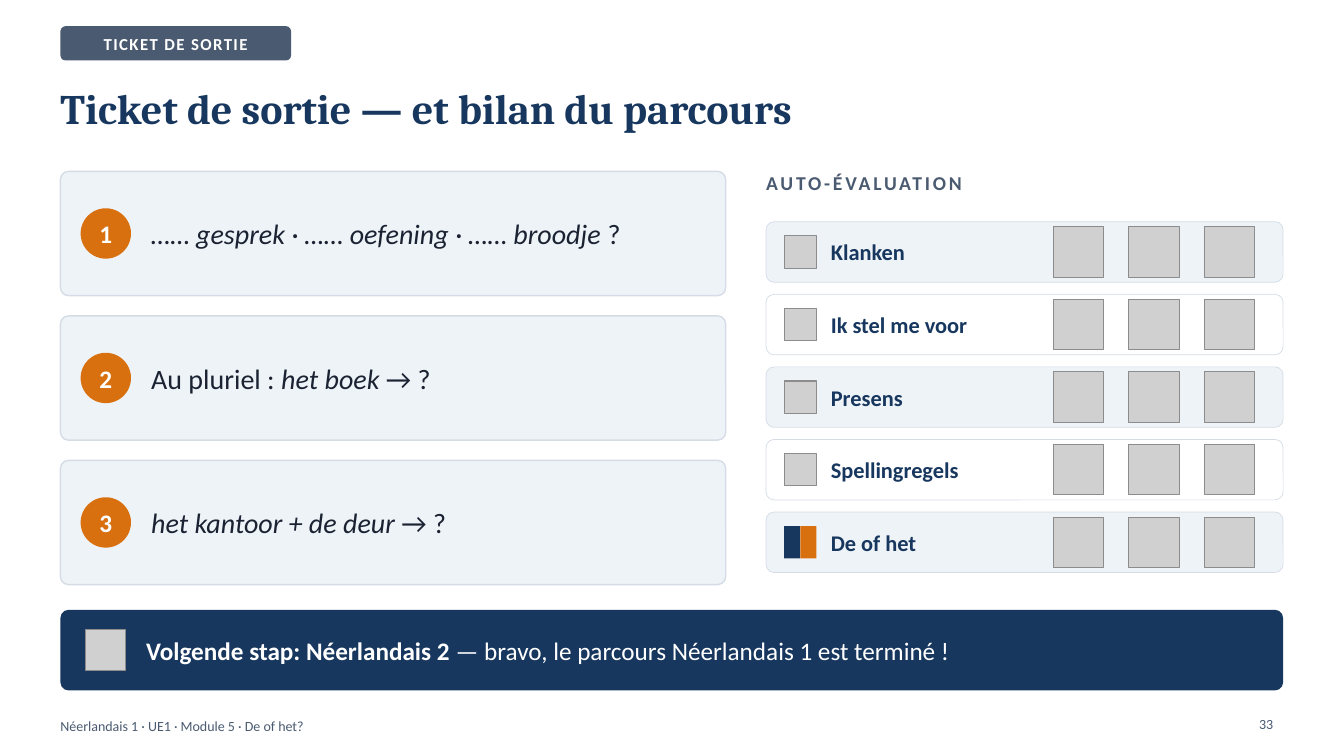
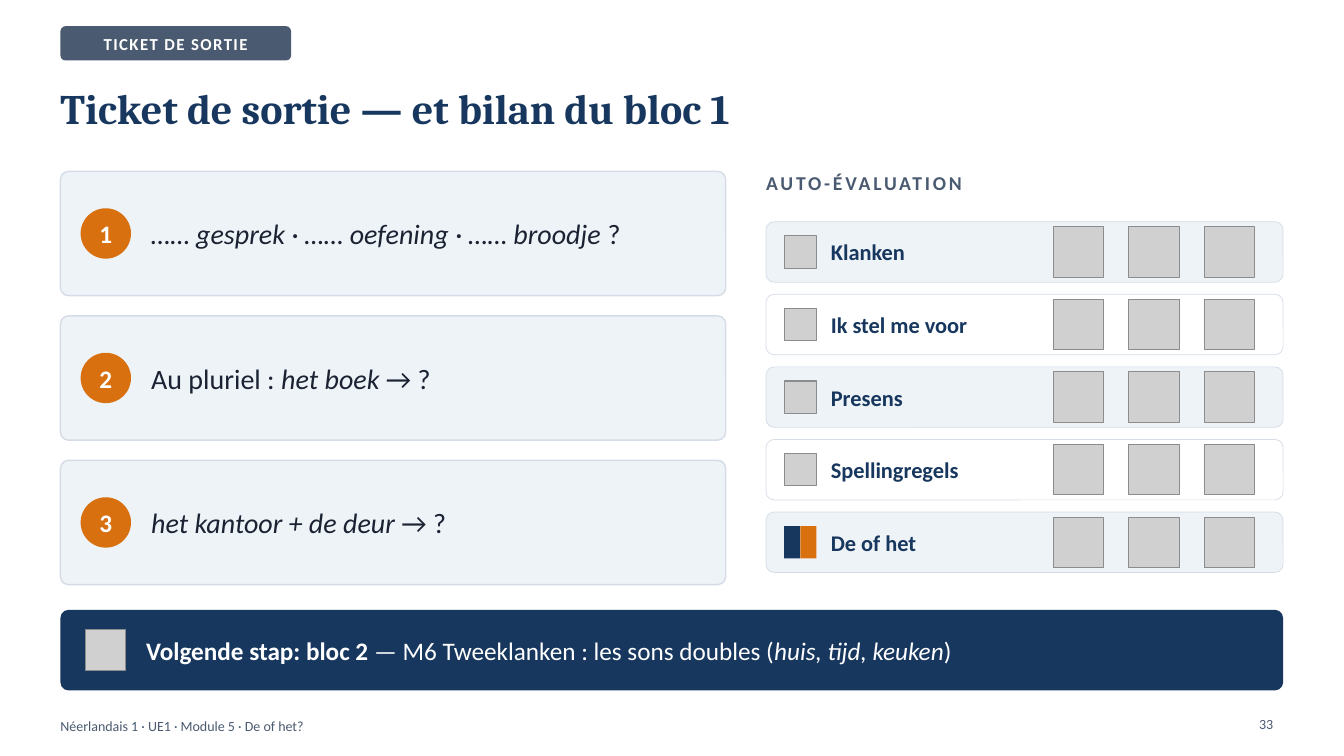
Before and after one commit to ajouniaux/talenleren, a slide deck: slide 33 of neerlandais1/powerpoints/Module_5_De_of_het.pptx. Drawn at 1344x756 pixels with LibreOffice and Linux fonts; fonts in the diff are those of the drawing; grey boxes stand for pictures. Boxes give left, top, right and bottom in pixels: in the first picture for what was removed or moved away, otherwise in the second. Text is boxed around its words. In the diff, an @@ line names an element or a change of style, - is before the commit and + after.

```diff
--- a/neerlandais1/powerpoints/Module_5_De_of_het.pptx
+++ b/neerlandais1/powerpoints/Module_5_De_of_het.pptx
@@ title at bbox=[60, 94, 729, 125]: text changed @@
-Ticket de sortie — et bilan du parcours
+Ticket de sortie — et bilan du bloc 1
@@ text at bbox=[146, 641, 952, 665]: text changed @@
-Volgende stap: Néerlandais 2 — bravo, le parcours Néerlandais 1 est terminé !
+Volgende stap: bloc 2 — M6 Tweeklanken : les sons doubles (huis, tijd, keuken)
```
Also in this commit, not shown: 1 other slide changed, 20 other files.
